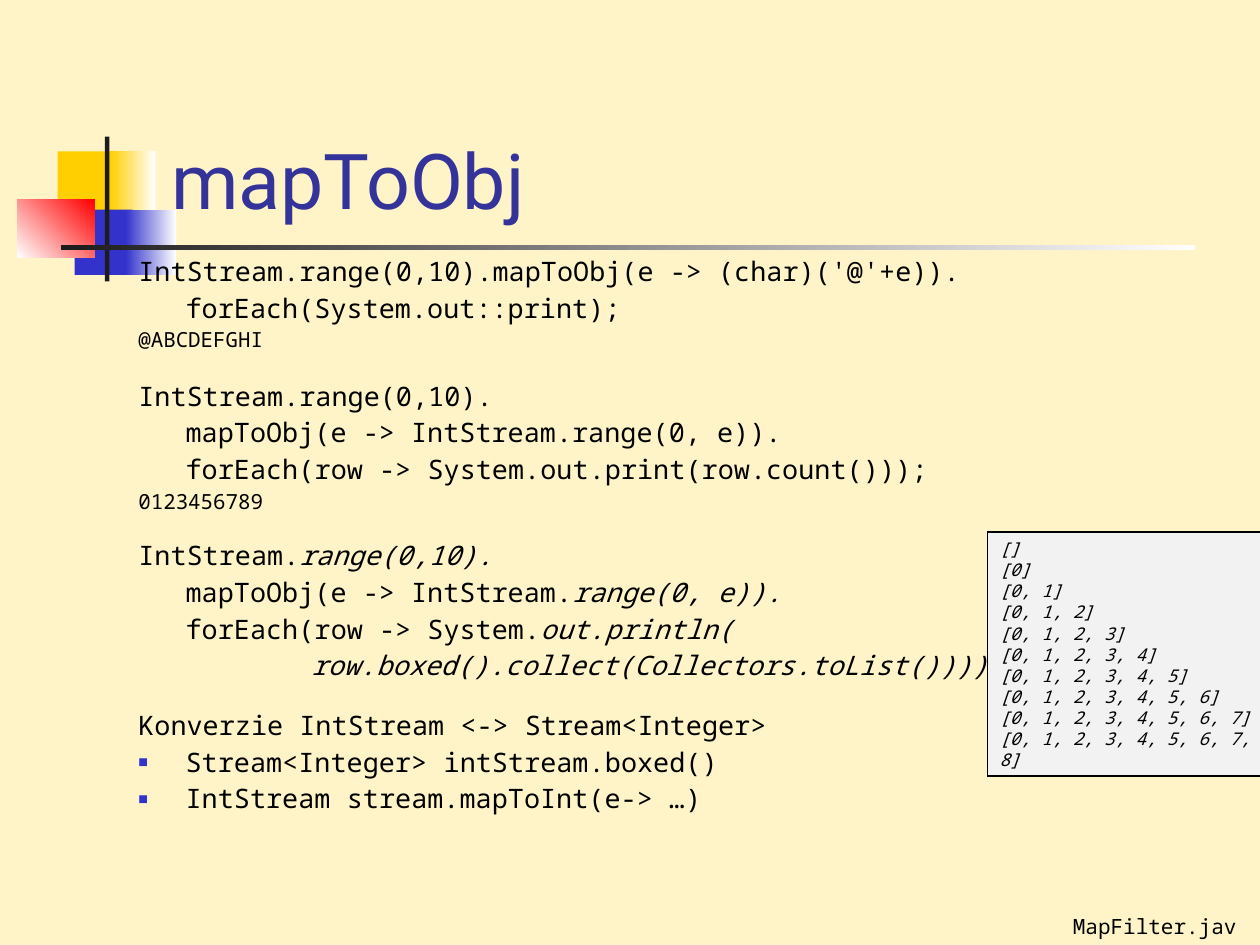
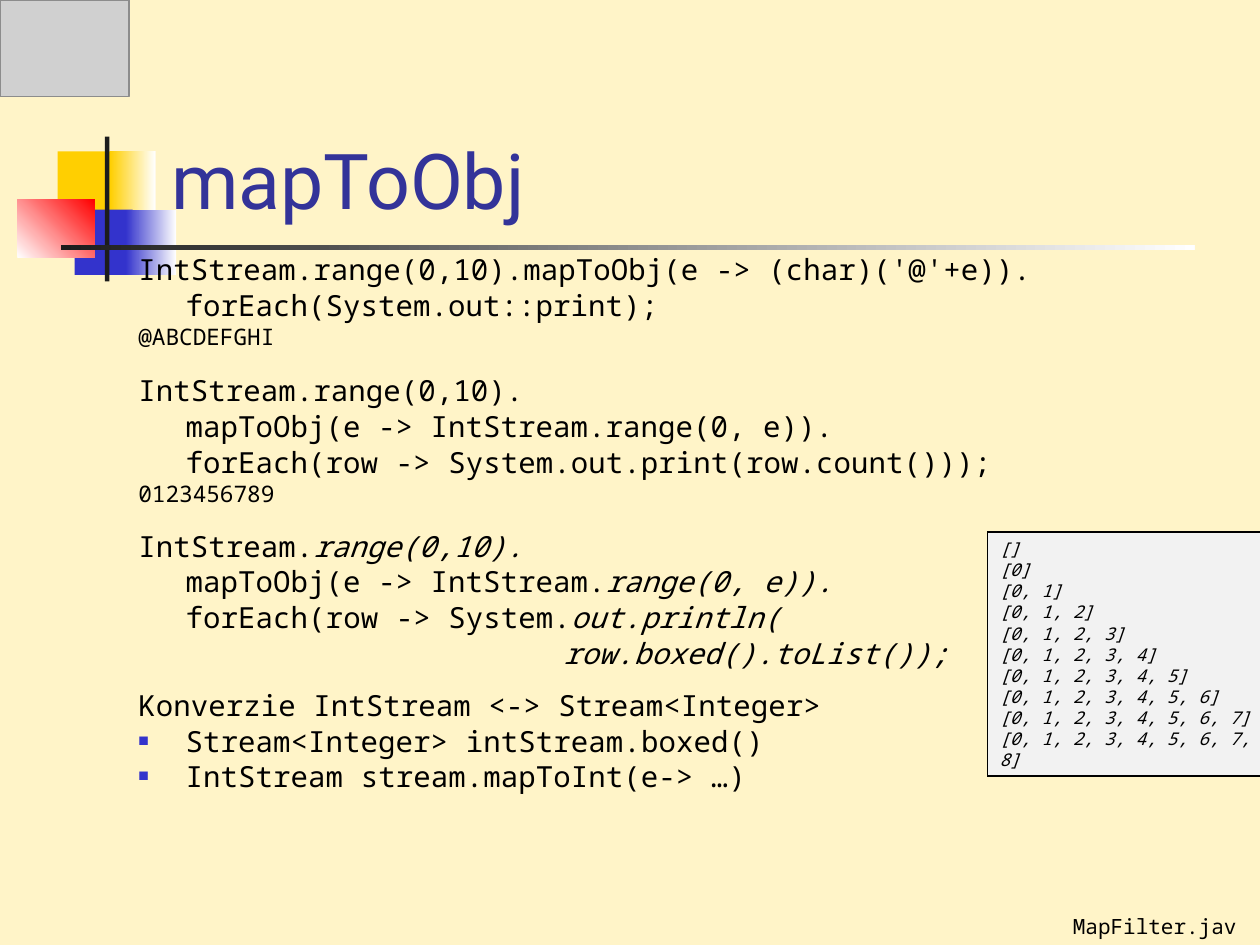
Before and after one commit to Programovanie4/Prednasky, a slide deck: slide 26 of 07/07_java.ppt (slide 27 before the commit). Drawn at 1260x945 pixels with LibreOffice and Linux fonts; fonts in the diff are those of the drawing; grey boxes stand for pictures. Boxes give left, top, right and bottom in pixels: in the first picture for what was removed or moved away, otherwise in the second. Text is boxed around its words. In the diff, an @@ line names an element or a change of style, - is before the commit and + after.

```diff
--- a/07/07_java.ppt
+++ b/07/07_java.ppt
@@ picture added at <box>0,0,129,97</box> @@
@@ text at <box>138,253,1030,794</box>: size 15.3 to 16.6 pt in "IntStream.range(0,10).mapToObj(e -> (char)('@'+e)).", "forEach(System.out::print);", "IntStream.range(0,10).", "mapToObj(e -> IntStream.range(0, e))." and 7 more places; size 11.9 to 12.9 pt in "@ABCDEFGHI", "0123456789"; line spacing 0.9 to 0.8 @@
@@ text at <box>564,642,949,669</box>: text changed; size 15.3 to 16.6 pt @@
-row.boxed().collect(Collectors.toList())));
+row.boxed().toList());
```
Also in this commit, not shown: 2 other slides changed, 5 slides added, 4 other files.
